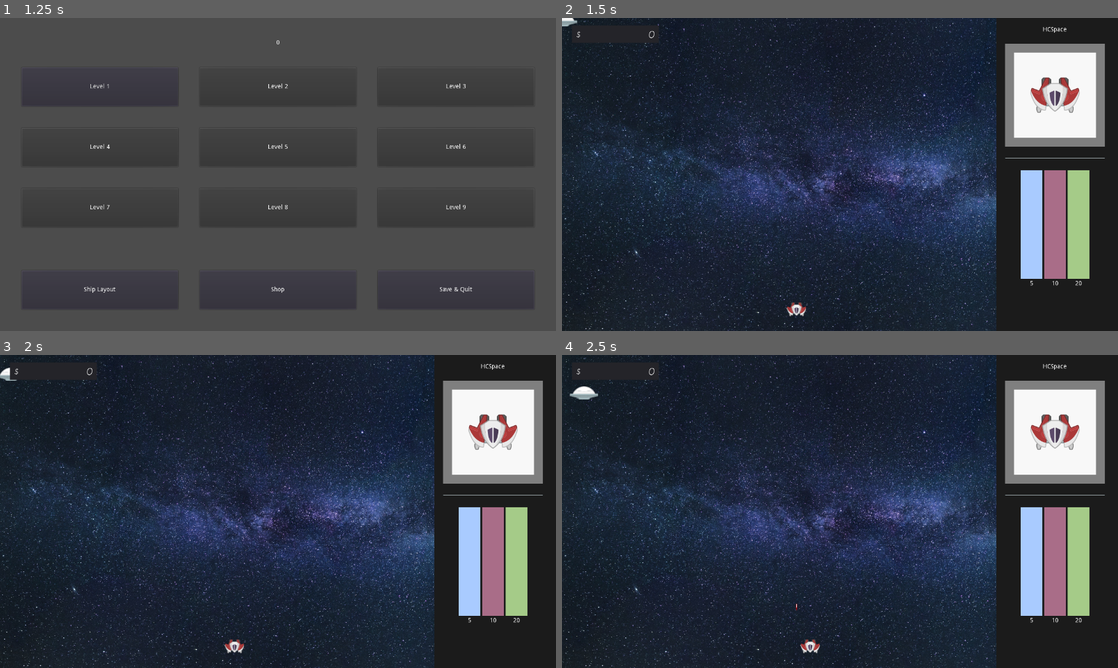
Above: before the commit, frames 1-4 (two rows, left to right).
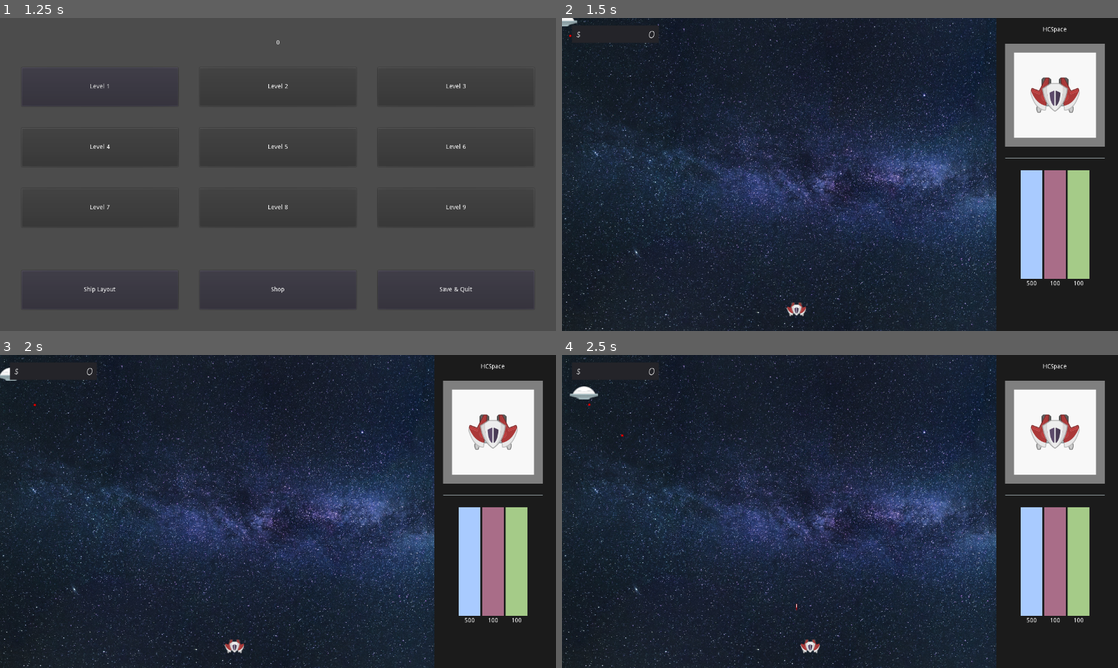
Above: after the commit, the same moments.

Repository: Kessinen/HCSpace
Game: Godot game, scene res://menus/mainmenu.tscn
The game is run twice, just before and just after one commit, with the same random seed, the same clock (stepped at 60 frames per second) and the same inputs.
Inputs:
- Up to frame 1 (1.25 s): click "New Game" at 0.5 s
- Up to frame 2 (1.5 s): click "Level 1" at 1.25 s
- Up to frame 3 (2 s): no input
- Up to frame 4 (2.5 s): hold D (move_right) from 2.03 s (still down); hold Space (shoot) from 2.03 s (still down)

Frame 1 is identical in both runs. In frame 2, less than 0.1% of the frame differs, in the area x 1-94%, y 5-86%; in frame 3, less than 0.1%; in frame 4, less than 0.1%, in the area x 4-94%, y 15-86%.

Commit message:
Back to version 0.3 status ADDED: Victory conditions

Diff:
--- a/project/enemies/enemies.gd
+++ b/project/enemies/enemies.gd
@@ -7,9 +7,10 @@
 export var shield: float
 export var speed: float
 export var acceleration: float = 1000
-export(float) var minLoot: float = 1
-export(float) var maxLoot: float = 1
-export(float) var rechargeShield: float
+export var minLoot: float = 1
+export var maxLoot: float = 1
+export var rechargeShield: float
+export var damage: float = 1
 
 onready var plLoot := preload("res://loot/loot.tscn")
 var shieldRechargeTimer = Timer.new()
--- a/project/enemies/wimpy.gd
+++ b/project/enemies/wimpy.gd
@@ -2,7 +2,7 @@
 
 var randomPoint = Vector2.ZERO
 
-
+var plew1 = preload("res://weapons/enemyWeapons/ew-1.tscn")
 
 func _ready():
 	pass
@@ -11,6 +11,7 @@
 	if randomPoint == Vector2.ZERO or get_position().distance_to(randomPoint) < 10:
 		randomPoint = get_random_point()
 	move_to_point(randomPoint)
+	fire()
 
 
 func get_random_point() -> Vector2:
@@ -19,6 +20,7 @@
 	return newPoint
 
 func fire():
-	var ownPosition = get_global_position()
-	var playerPosition = get_node("/root/global").playerPosition
-	var playerDirection = playerPosition - ownPosition
+	var bullet = plew1.instance()
+	bullet.position = $gunPosition.get_global_position()
+	fireGuns(bullet)
+	pass
--- a/project/enemies/wimpy.tscn
+++ b/project/enemies/wimpy.tscn
@@ -12,8 +12,8 @@
 height = 32.7664
 
 [node name="wimpy" type="KinematicBody2D" groups=[
-"Enemies",
 "canDamage",
+"enemies",
 ]]
 collision_layer = 2
 script = ExtResource( 2 )
@@ -22,7 +22,7 @@
 speed = 100.0
 acceleration = 5.0
 minLoot = 1.0
-maxLoot = 200.0
+maxLoot = 5.0
 
 [node name="CollisionShape2D" type="CollisionShape2D" parent="."]
 modulate = Color( 1, 0, 0, 1 )
@@ -40,3 +40,6 @@
 
 [node name="wimpy" type="Sprite" parent="."]
 texture = ExtResource( 1 )
+
+[node name="gunPosition" type="Node2D" parent="."]
+position = Vector2( 0, 18 )
--- a/project/global.gd
+++ b/project/global.gd
@@ -1,21 +1,7 @@
 extends Node
-
-
-# Declare member variables here. Examples:
-# var a = 2
-# var b = "text"
 
 var ROF = 0
 var DAMAGE = 0
 var playerPosition = Vector2.ZERO
 var loot = 0
-var totalLoot = 0
-
-# Called when the node enters the scene tree for the first time.
-func _ready():
-	pass # Replace with function body.
-
-
-# Called every frame. 'delta' is the elapsed time since the previous frame.
-#func _process(delta):
-#	pass
+var bankBalance = 0
--- a/project/gui/crash.gd
+++ b/project/gui/crash.gd
@@ -4,4 +4,4 @@
 	pass
 
 func _on_btnBack_pressed():
-	get_tree().change_scene("res://assets/gui/levels.tscn")
+	get_tree().change_scene("res://menus/levels.tscn")
--- a/project/gui/crash.tscn
+++ b/project/gui/crash.tscn
@@ -1,7 +1,6 @@
 [gd_scene load_steps=2 format=2]
 
 [ext_resource path="res://gui/crash.gd" type="Script" id=1]
-
 
 [node name="Control" type="Control"]
 anchor_right = 1.0
--- a/project/gui/levelComplete.gd
+++ b/project/gui/levelComplete.gd
@@ -3,8 +3,8 @@
 
 func _ready():
 	$VBoxContainer/HBoxContainer/lblLoot.text = str(global.loot)
-	global.totalLoot += global.loot
+	global.bankBalance += global.loot
 
 
 func _on_Button_pressed():
-	get_tree().change_scene("res://assets/gui/levels.tscn")
+	get_tree().change_scene("res://menus/levels.tscn")
--- a/project/gui/levelComplete.tscn
+++ b/project/gui/levelComplete.tscn
@@ -1,7 +1,6 @@
 [gd_scene load_steps=2 format=2]
 
 [ext_resource path="res://gui/levelComplete.gd" type="Script" id=1]
-
 
 [node name="lvlComplete" type="Control"]
 anchor_right = 1.0
--- a/project/menus/levels.gd
+++ b/project/menus/levels.gd
@@ -1,7 +1,7 @@
 extends Control
 
 func _ready():
-	$VBoxContainer/lblLoot.text = str(global.totalLoot)
+	$VBoxContainer/lblLoot.text = str(global.bankBalance)
 
 func _on_btnlvl1_pressed():
 	get_tree().change_scene("res://stages/stage1.tscn")
--- a/project/player/sb0.tscn
+++ b/project/player/sb0.tscn
@@ -15,14 +15,16 @@
 collision_mask = 10
 script = ExtResource( 1 )
 shipModel = "SB-0"
-maxHP = 10.0
-maxShields = 5.0
-maxEnergy = 20.0
+maxHP = 100.0
+maxShields = 500.0
+maxEnergy = 100.0
 shipSpeed = 200.0
 shipAcceleration = 5.0
 maxCargo = 50.0
-shieldRegenSpeed = 10.0
-energyRegenSpeed = 0.5
+shieldRegenSpeed = 0.1
+shieldRegenAmount = 2.0
+shieldRegenCost = 7.0
+energyRegenSpeed = 0.01
 lootingRange = 200.0
 
 [node name="CollisionPolygon2D" type="CollisionPolygon2D" parent="."]
--- a/project/player/ships.gd
+++ b/project/player/ships.gd
@@ -32,6 +32,11 @@
 	var hud = get_parent().get_node("HUD")
 	hud.initBars(maxHP, maxShields, maxEnergy)
 
+	rechargeEnergyTimer.one_shot = true
+	rechargeShieldsTimer.one_shot = true
+	add_child(rechargeShieldsTimer)
+	add_child(rechargeEnergyTimer)
+
 func _physics_process(delta):
 	rechargeShields()
 	rechargeEnergy()
@@ -57,16 +62,16 @@
 
 func rechargeShields():
 	if rechargeShieldsTimer.is_stopped() and curShield < maxShields and curEnergy > shieldRegenCost:
+		rechargeShieldsTimer.start(shieldRegenSpeed)
 		curEnergy -= shieldRegenCost
-		rechargeShieldsTimer.start(shieldRegenSpeed)
 		curShield += shieldRegenAmount
-		curShield = clamp(curShield, 0, maxShields)
+	curShield = clamp(curShield, 0, maxShields)
 
 func rechargeEnergy():
 	if rechargeEnergyTimer.is_stopped() and curEnergy < maxEnergy:
 		rechargeEnergyTimer.start(energyRegenSpeed)
 		curEnergy += energyRegenAmount
-		curEnergy = clamp(curEnergy, 0, maxEnergy)
+	curEnergy = clamp(curEnergy, 0, maxEnergy)
 
 func updateCargo(lootSize: float, lootValue: float) -> bool:
 	var cargoSpaceLeft = maxCargo - curCargo
@@ -86,10 +91,15 @@
 	if curShield > amount:
 		curShield -= amount
 	else:
-		curHP -= amount - curShield
+		amount -= curShield
+		curHP -= amount
 		curShield = 0
 	if curHP <= 0:
 		die()
 
 func die():
 	queue_free()
+	get_tree().change_scene("res://gui/crash.tscn")
+
+func _exit_tree():
+	get_node("/root/global").loot = curLootValue
--- a/project/project.godot
+++ b/project/project.godot
@@ -18,10 +18,16 @@
 "class": "shipsBase",
 "language": "GDScript",
 "path": "res://player/ships.gd"
+}, {
+"base": "Node2D",
+"class": "stagesBase",
+"language": "GDScript",
+"path": "res://stages/stagesBase.gd"
 } ]
 _global_script_class_icons={
 "enemiesBase": "",
-"shipsBase": ""
+"shipsBase": "",
+"stagesBase": ""
 }
 
 [application]
--- a/project/stages/stage1.gd
+++ b/project/stages/stage1.gd
@@ -1,4 +1,4 @@
-extends Node2D
+extends stagesBase
 
 onready var plGui = preload("res://gui/stageHUD.tscn")
 onready var plShip = preload("res://player/sb0.tscn")
@@ -22,19 +22,7 @@
 	playerPos.y = playerPos.y - 50
 	return playerPos
 
-#func _ready():
-	#for i in range(20):
-		#var enemies = plEnemy.instance()
-		#enemies.set_position(Vector2(rand_range(0,900),-50))
-		#yield(get_tree().create_timer(0.5), "timeout")
-		#add_child(enemies)
-	#allEnemiesSpawned = true
+func isLevelComplete():
 
-
-func isLevelComplete():
 	if allEnemiesSpawned:
 		get_tree().change_scene("res://gui/levelComplete.tscn")
-#	var enemiesLeft = get_tree().get_nodes_in_group("Enemies").empty()
-#	var lootLeft = get_tree().get_nodes_in_group("Loot").size() - 1
-#	if allEnemiesSpawned and enemiesLeft and lootLeft == 0:
-#		get_parent().levelCompleted()
--- /dev/null
+++ b/project/stages/stagesBase.gd
@@ -0,0 +1,30 @@
+extends Node2D
+class_name stagesBase
+
+enum VICTORYCONDITIONS {KILLALL, CASHGRAB, BOSS}
+export(VICTORYCONDITIONS) var victoryCondtion : int = 0
+export var victoryJumpTime : int = 5
+
+var victoryJumpTimer = Timer.new()
+
+func _ready():
+	victoryJumpTimer.connect("timeout",self,"victory")
+	victoryJumpTimer.set_wait_time(victoryJumpTime)
+	add_child(victoryJumpTimer)
+
+func _physics_process(delta):
+	checkVictoryCondition()
+
+func checkVictoryCondition():
+	match victoryCondtion:
+		VICTORYCONDITIONS.KILLALL:
+			if countEnemies() == 0 and victoryJumpTimer.is_stopped():
+				victoryJumpTimer.start()
+		_:
+			pass
+
+func victory():
+	get_tree().change_scene("res://gui/levelComplete.tscn")
+
+func countEnemies() -> int:
+	return get_tree().get_nodes_in_group("enemies").size();
--- a/project/weapons/enemyWeapons/enemyWeapons.gd
+++ b/project/weapons/enemyWeapons/enemyWeapons.gd
@@ -1,18 +1,14 @@
 extends RigidBody2D
 
-var playerPosition = Vector2.ZERO
+onready var playerPosition = get_node("/root/global").playerPosition
 export var bulletSpeed = 200
 export var bulletDamage = 1
 
-
 func _ready():
-	playerPosition = get_node("/root/global").playerPosition
 	apply_impulse(Vector2(),Vector2(bulletSpeed,0).rotated(get_angle_to(playerPosition)))
-	pass
 
 func _on_VisibilityNotifier2D_screen_exited():
 	queue_free()
-
 
 func _on_EnemyBulletArea_area_entered(area):
 	var target = area.get_parent()
@@ -20,3 +16,8 @@
 		target.damage(bulletDamage)
 		queue_free()
 		pass
+
+func _on_EnemyBulletArea_body_entered(body):
+	if body.is_in_group("players"):
+		body.damage(bulletDamage)
+		queue_free()
--- a/project/weapons/enemyWeapons/enemyWeapons.tscn
+++ b/project/weapons/enemyWeapons/ew-1.tscn
@@ -3,25 +3,27 @@
 [ext_resource path="res://weapons/enemyWeapons/sprites/bullet1.png" type="Texture" id=1]
 [ext_resource path="res://weapons/enemyWeapons/enemyWeapons.gd" type="Script" id=2]
 
-
-
 [sub_resource type="CircleShape2D" id=1]
 radius = 3.50983
 
-[node name="EnemyBullet" type="RigidBody2D"]
+[node name="EW1" type="RigidBody2D"]
 gravity_scale = 0.0
 script = ExtResource( 2 )
+bulletDamage = 100
 
 [node name="EnemyBulletArea" type="Area2D" parent="."]
+collision_layer = 4
 
 [node name="CollisionShape2D" type="CollisionShape2D" parent="EnemyBulletArea"]
 shape = SubResource( 1 )
 
-[node name="bullet1" type="Sprite" parent="EnemyBulletArea"]
-texture = ExtResource( 1 )
-
 [node name="VisibilityNotifier2D" type="VisibilityNotifier2D" parent="."]
 position = Vector2( 0.13139, 0 )
 scale = Vector2( 0.350933, 0.364072 )
-[connection signal="area_entered" from="EnemyBulletArea" to="." method="_on_EnemyBulletArea_area_entered"]
+
+[node name="bullet1" type="Sprite" parent="."]
+position = Vector2( -1.49012e-08, 0 )
+scale = Vector2( 1, 1 )
+texture = ExtResource( 1 )
+[connection signal="body_entered" from="EnemyBulletArea" to="." method="_on_EnemyBulletArea_body_entered"]
 [connection signal="screen_exited" from="VisibilityNotifier2D" to="." method="_on_VisibilityNotifier2D_screen_exited"]
--- a/project/weapons/zip22.gd
+++ b/project/weapons/zip22.gd
@@ -18,6 +18,6 @@
 	queue_free()
 
 func _on_hitDetection_body_entered(body):
-	if body.is_in_group("Enemies"):
+	if body.is_in_group("enemies"):
 		body.damage(damage)
 		queue_free()
